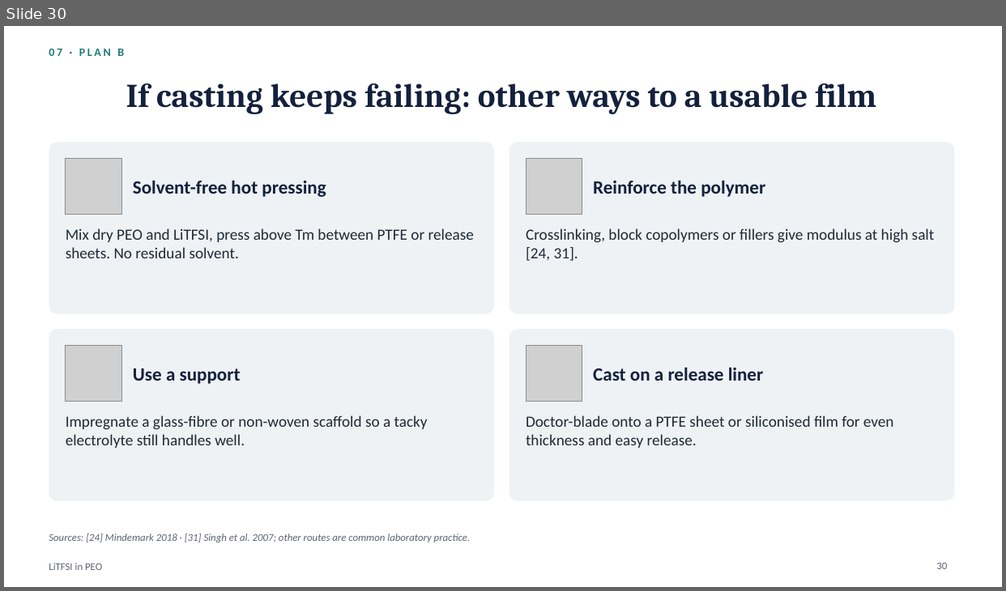
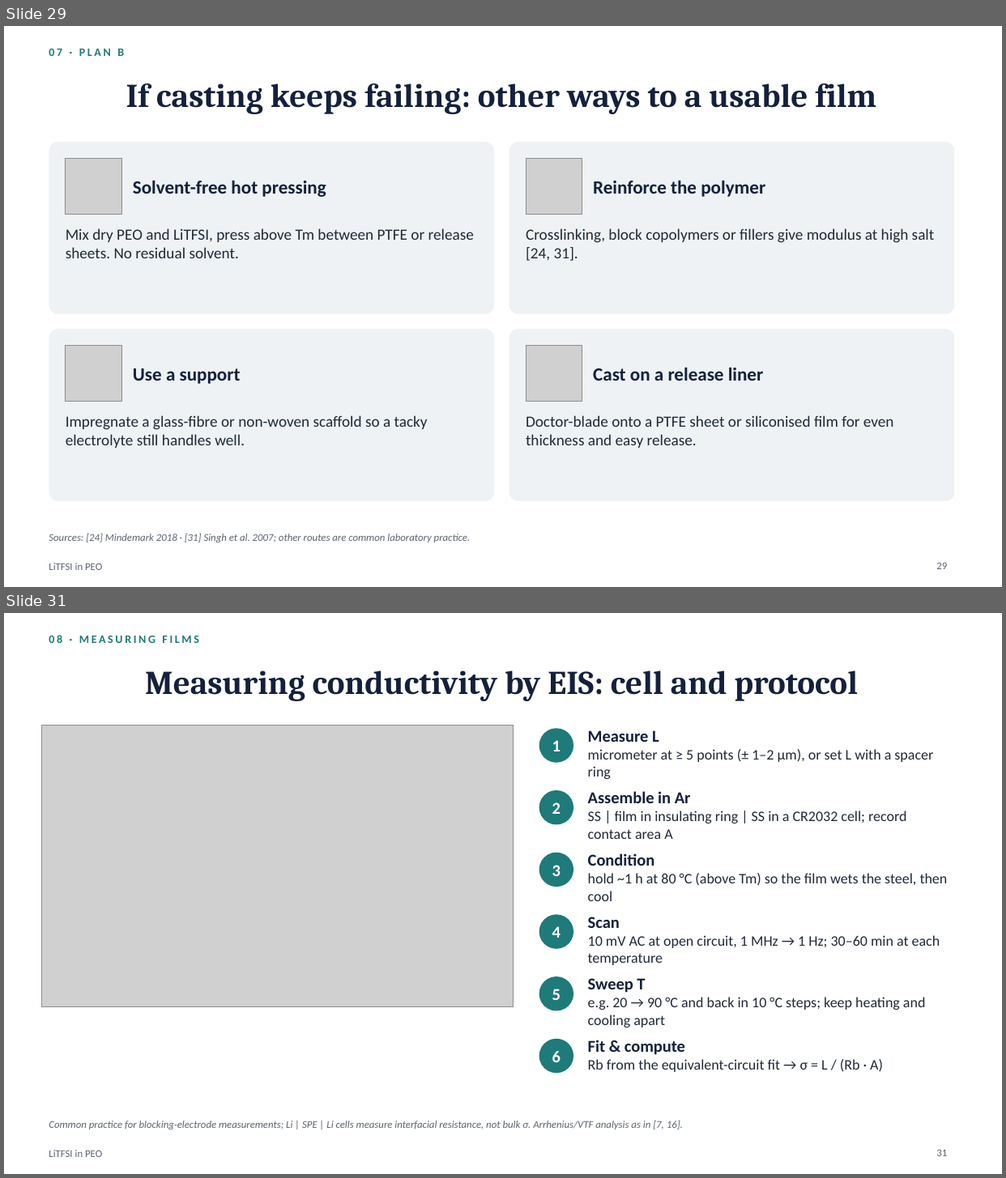
Before and after one commit to zhaoyuw44-lang/Trash, a slide deck: litfsi_peo_ppt/LiTFSI_in_PEO.pptx. Shown one above the other, each under a label of ours: slide 30 before the commit, slides 29 and 31 after it; the slides between them are not shown. The pictures are 1006x591 and 1006x1178 pixels, drawn with LibreOffice and Linux fonts; fonts in the diff are those of the drawing; grey boxes stand for pictures. Boxes give left, top, right and bottom in pixels: in the first picture for what was removed or moved away, otherwise in the second. Text is boxed around its words. In the diff, an @@ line names an element or a change of style, - is before the commit and + after.

```diff
--- a/litfsi_peo_ppt/LiTFSI_in_PEO.pptx
+++ b/litfsi_peo_ppt/LiTFSI_in_PEO.pptx
@@ slide 31 added at (4,613,1002,1174), background #FFFFFF; not listed: 1 template element that a slide beside it also shows @@
@@ text added at (49,635,199,643), 11 pt, text #1F7A7A, bold @@
+08 · MEASURING FILMS
@@ title added at (145,671,858,701), 32 pt, text #14213D, bold @@
+Measuring conductivity by EIS: cell and protocol
@@ picture added at (41,726,513,1007) @@
@@ ellipse added at (539,728,573,763), fill #1F7A7A @@
@@ text added at (588,730,933,779), 14 pt, text #1F2937 @@
+Measure L
+micrometer at ≥ 5 points (± 1–2 µm), or set L with a spacer ring
@@ text added at (552,740,560,752), 16 pt, text #FFFFFF, bold @@
+1
@@ ellipse added at (539,790,573,825), fill #1F7A7A @@
@@ text added at (552,803,560,814), 16 pt, text #FFFFFF, bold @@
+2
@@ text added at (588,791,906,839), 14 pt, text #1F2937 @@
+Assemble in Ar
+SS | film in insulating ring | SS in a CR2032 cell; record contact area A
@@ ellipse added at (539,853,573,887), fill #1F7A7A @@
@@ text added at (588,854,948,901), 14 pt, text #1F2937 @@
+Condition
+hold ~1 h at 80 °C (above Tm) so the film wets the steel, then cool
@@ text added at (552,865,560,876), 16 pt, text #FFFFFF, bold @@
+3
@@ ellipse added at (539,914,573,949), fill #1F7A7A @@
@@ text added at (552,926,560,938), 16 pt, text #FFFFFF, bold @@
+4
@@ text added at (588,917,940,965), 14 pt, text #1F2937 @@
+Scan
+10 mV AC at open circuit, 1 MHz → 1 Hz; 30–60 min at each temperature
@@ ellipse added at (539,977,573,1012), fill #1F7A7A @@
@@ text added at (552,989,560,1000), 16 pt, text #FFFFFF, bold @@
+5
@@ text added at (588,978,926,1028), 14 pt, text #1F2937 @@
+Sweep T
+e.g. 20 → 90 °C and back in 10 °C steps; keep heating and cooling apart
@@ ellipse added at (539,1039,573,1073), fill #1F7A7A @@
@@ text added at (588,1040,883,1072), 14 pt, text #1F2937 @@
+Fit & compute
+Rb from the equivalent-circuit fit → σ = L / (Rb · A)
@@ text added at (552,1051,560,1063), 16 pt, text #FFFFFF, bold @@
+6
@@ text added at (49,1120,683,1130), 10 pt, text #5B6472, italic @@
+Common practice for blocking-electrode measurements; Li | SPE | Li cells measure interfacial resistance, not bulk σ. Arrhenius/VTF analysis as in [7, 16].
@@ page number added at (936,1149,947,1157), 10 pt, text #5B6472 @@
+31
@@ what was slide 30 is now slide 29 @@
@@ page number at (936,562,947,570): text changed @@
-30
+29
```
Also in this commit, not shown: 6 slides changed, 3 other slides added, 8 other files.
